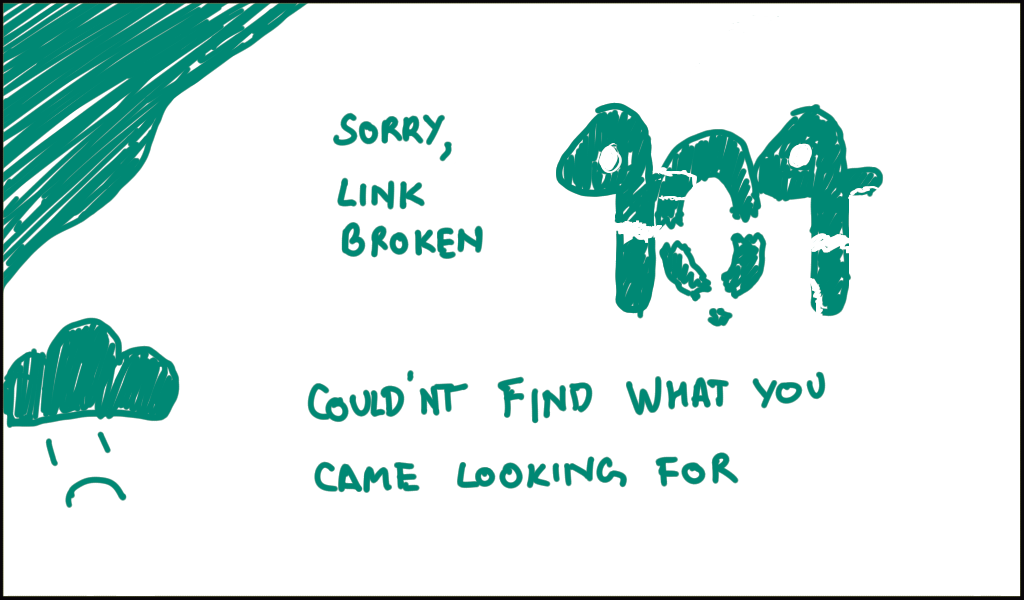
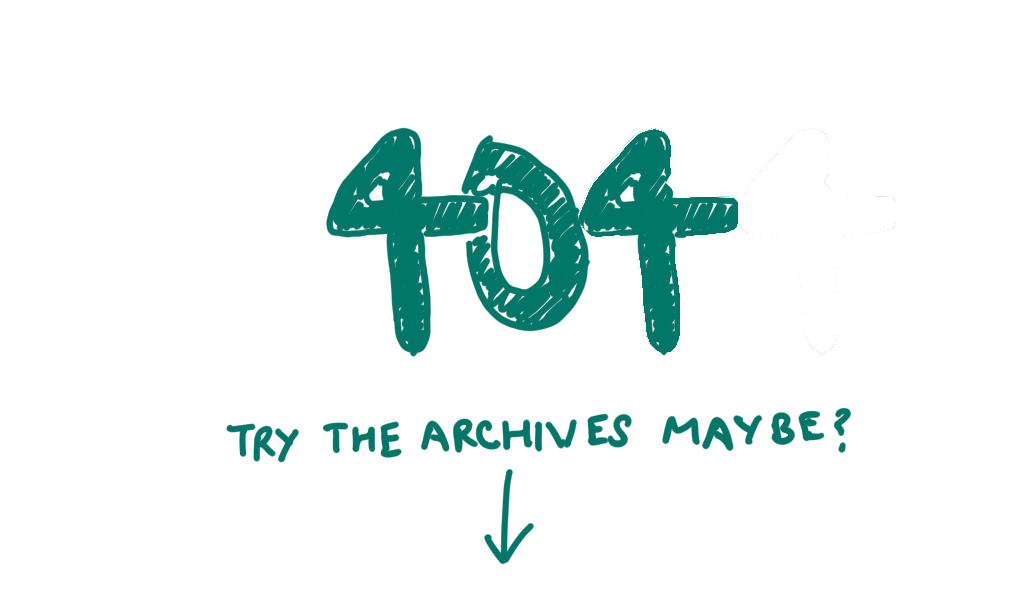
Layers edited between the first and the second 1024px x 600px image:
renamed "Paint Layer 2(pasted)" to "guides", hid it, opacity 100% → 15%, moved it above "Paint Layer 2(pasted)", painted on it over (0, 0, 1024, 600)
painted on "Paint Layer 2(pasted)" over (0, 0, 1024, 600)
painted on "Paint Layer 1" over (0, 0, 1024, 600)
